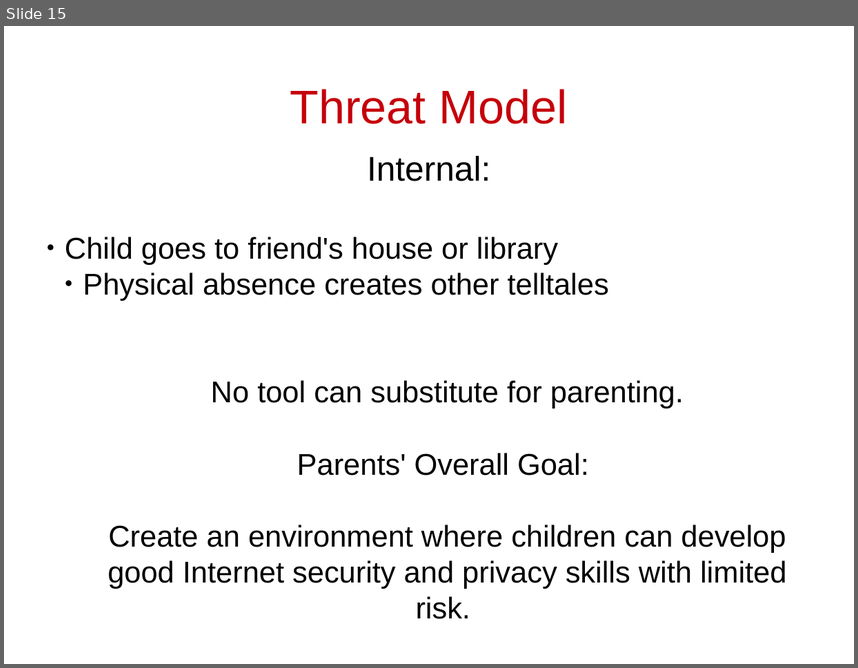
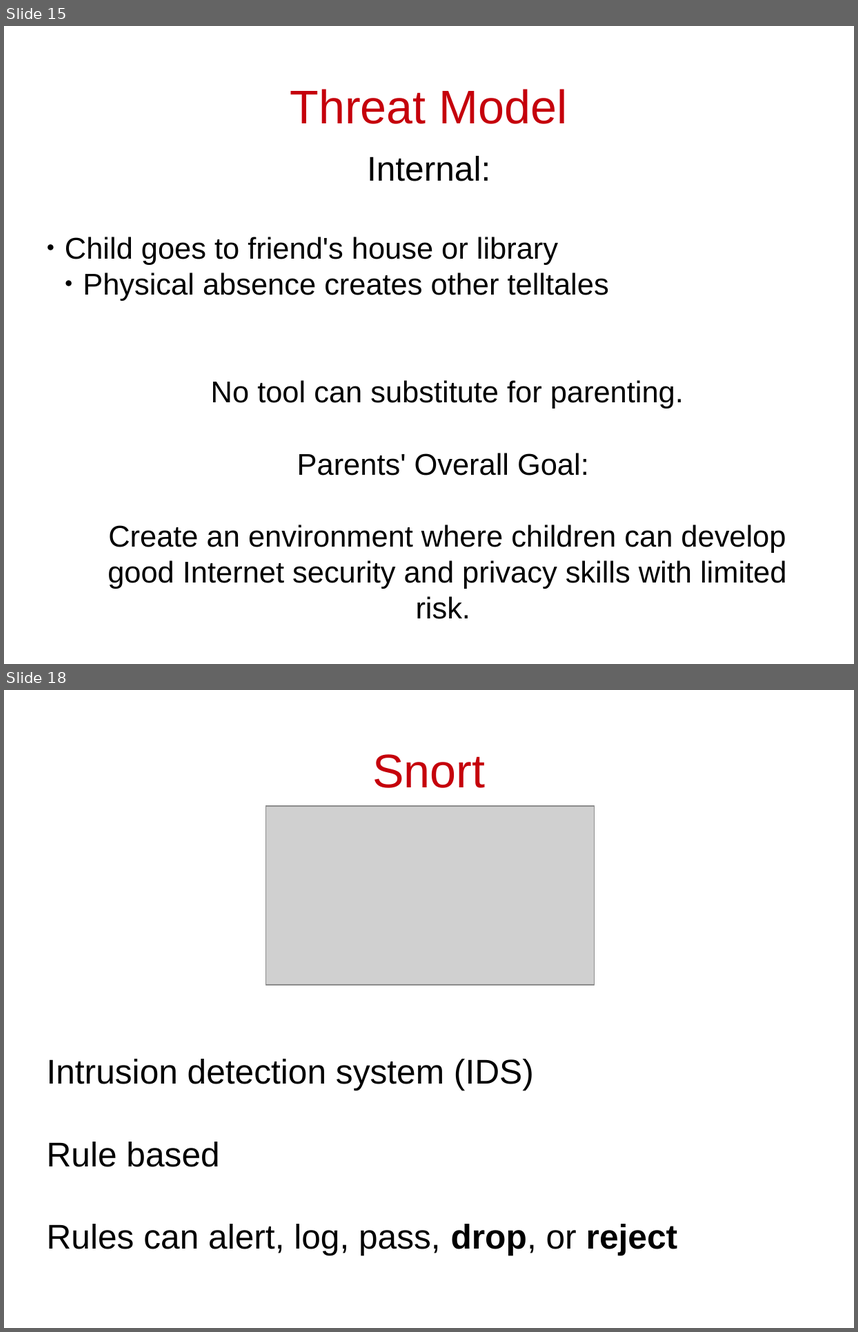
Before and after one commit to cschreiner/kindsicher, a slide deck: proj/presentation_dec09/combined.odp. Shown one above the other, each under a label of ours: slide 15 before the commit, slides 15 and 18 after it; the slides between them are not shown. The pictures are 858x668 and 858x1332 pixels, drawn with LibreOffice and Linux fonts; fonts in the diff are those of the drawing; grey boxes stand for pictures. Boxes give left, top, right and bottom in pixels: in the first picture for what was removed or moved away, otherwise in the second. Text is boxed around its words. In the diff, an @@ line names an element or a change of style, - is before the commit and + after.

```diff
--- a/proj/presentation_dec09/combined.odp
+++ b/proj/presentation_dec09/combined.odp
@@ slide 18 added at (x1=4, y1=690, x2=854, y2=1328), background #FFFFFF @@
@@ title added at (x1=372, y1=754, x2=485, y2=788), 44 pt, text #C5000B @@
+Snort
@@ picture added at (x1=266, y1=806, x2=594, y2=985) @@
@@ subtitle added at (x1=47, y1=1058, x2=677, y2=1254), 32 pt, text #000000 @@
+Intrusion detection system (IDS)
+Rule based
+Rules can alert, log, pass, drop, or reject
```
Also in this commit, not shown: 2 slides changed, 11 other slides added.
